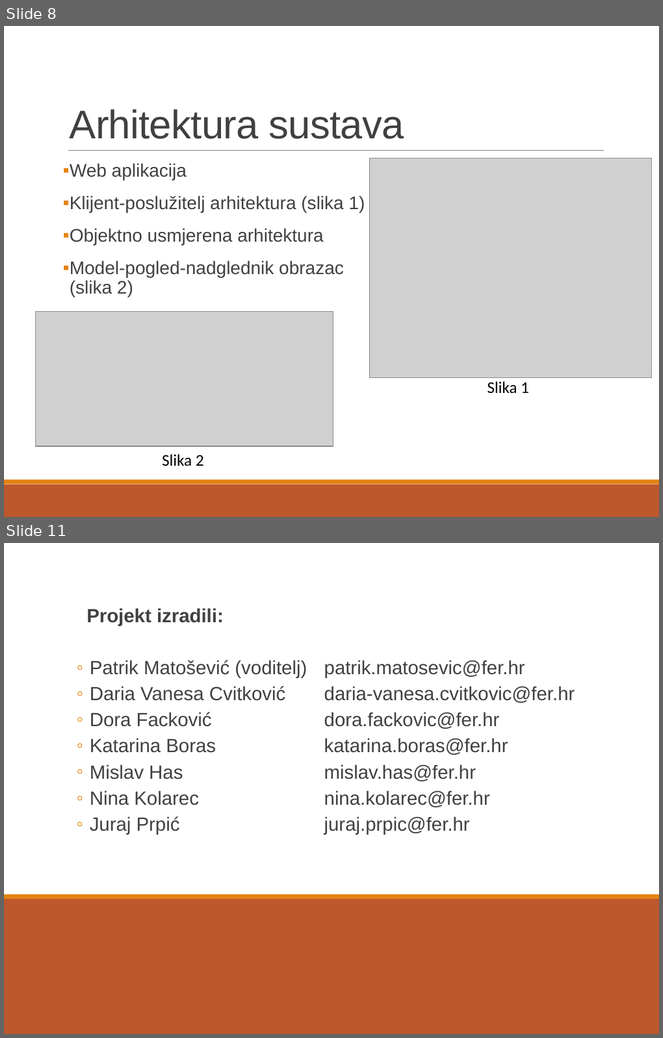
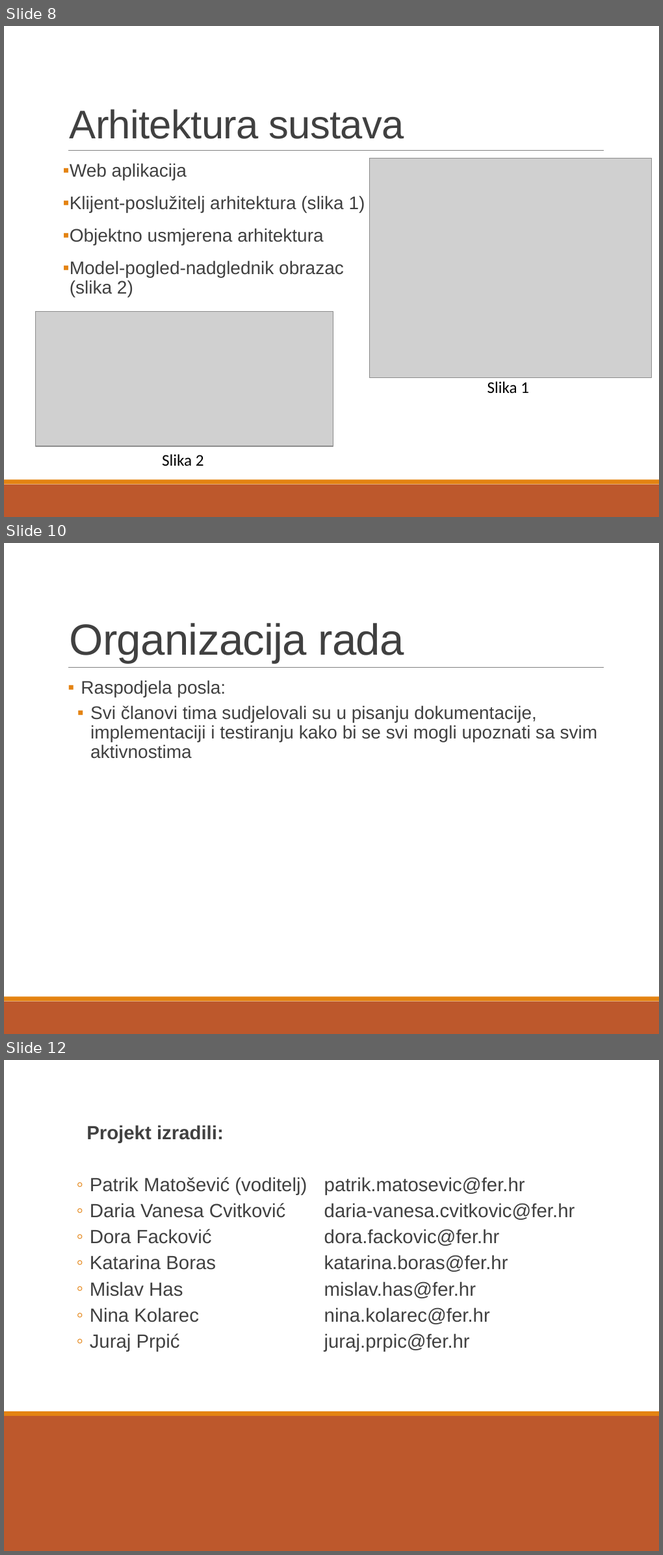
Before and after one commit to pmatosevic/CarRepairs, a slide deck: Infiniteam - Moj AutoServis - prezentacija - FINAL.pptx. Shown one above the other, each under a label of ours: slides 8 and 11 before the commit, slides 8, 10 and 12 after it; the slides between them are not shown. The pictures are 663x1038 and 663x1555 pixels, drawn with LibreOffice and Linux fonts; fonts in the diff are those of the drawing; grey boxes stand for pictures. Boxes give left, top, right and bottom in pixels: in the first picture for what was removed or moved away, otherwise in the second. Text is boxed around its words. In the diff, an @@ line names an element or a change of style, - is before the commit and + after.

```diff
--- a/Infiniteam - Moj AutoServis - prezentacija - FINAL.pptx
+++ b/Infiniteam - Moj AutoServis - prezentacija - FINAL.pptx
@@ slide 10 added at (x1=4, y1=543, x2=659, y2=1034), background #FFFFFF; not listed: 3 template elements that a slide beside it also shows @@
@@ title added at (x1=70, y1=623, x2=404, y2=663), 48 pt, text #404040 @@
+Organizacija rada
@@ text added at (x1=81, y1=680, x2=598, y2=759), 20 pt, text #404040 @@
+▪ Raspodjela posla:
+  ▪ Svi članovi tima sudjelovali su u pisanju dokumentacije, implementaciji i testiranju kako bi se svi mogli upoznati sa svim aktivnostima
@@ what was slide 11 is now slide 12 @@
```
Also in this commit, not shown: 2 slides changed, 1 other slide added, 1 slide removed.
